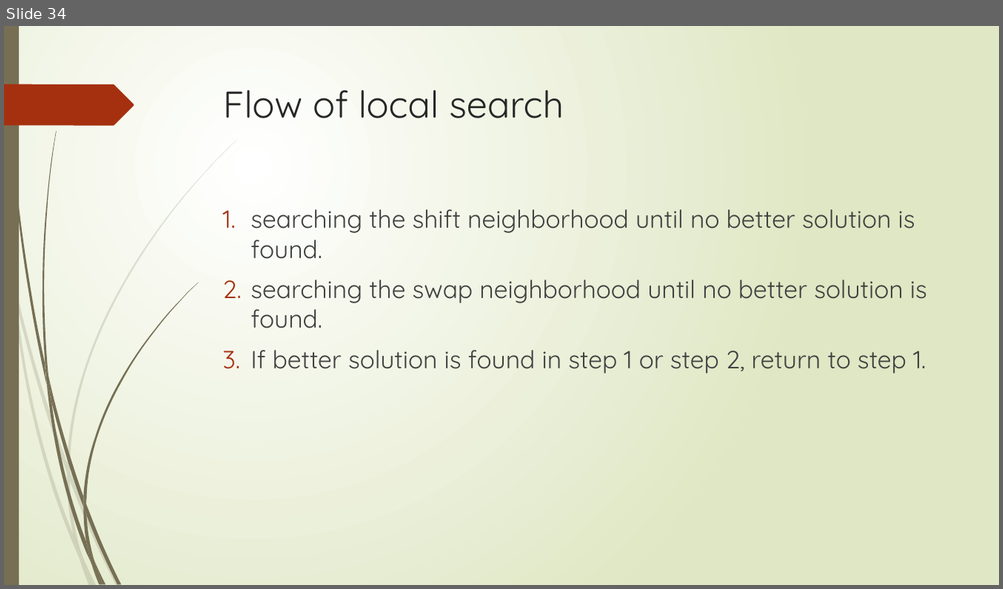
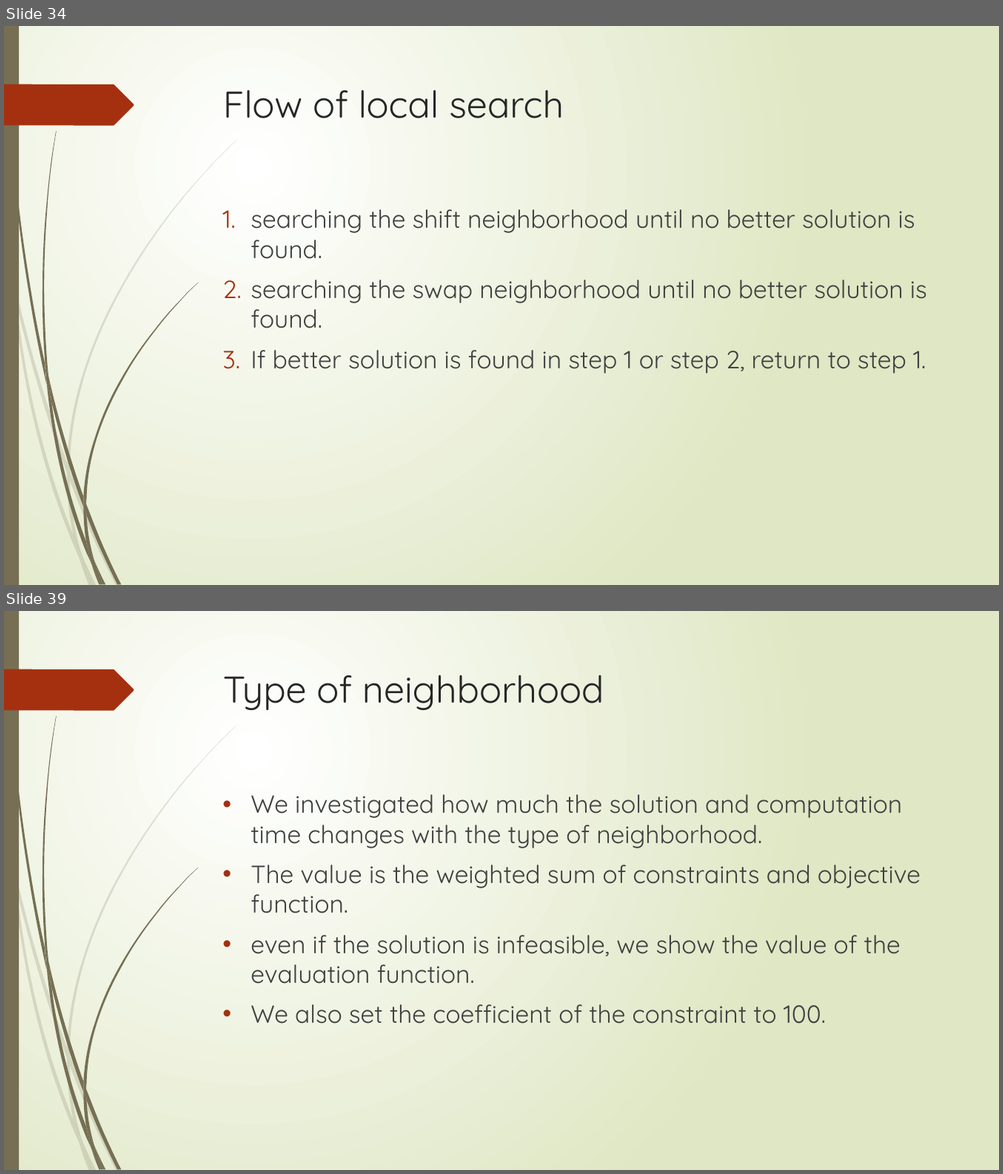
Before and after one commit to r-kurosu/kline_new, a slide deck: 竹田_修論発表.pptx. Shown one above the other, each under a label of ours: slide 34 before the commit, slides 34 and 39 after it; the slides between them are not shown. The pictures are 1003x589 and 1003x1174 pixels, drawn with LibreOffice and Linux fonts; fonts in the diff are those of the drawing. Boxes give left, top, right and bottom in pixels: in the first picture for what was removed or moved away, otherwise in the second. Text is boxed around its words. In the diff, an @@ line names an element or a change of style, - is before the commit and + after.

```diff
--- a/竹田_修論発表.pptx
+++ b/竹田_修論発表.pptx
@@ slide 39 added at (x1=4, y1=611, x2=999, y2=1170), background gradient #FFFFFF to #DFE8C4; not listed: 24 template elements that a slide beside it also shows @@
@@ title added at (x1=223, y1=675, x2=603, y2=710), 36 pt, text #262626 @@
+Type of neighborhood
@@ text added at (x1=250, y1=795, x2=920, y2=1024), 24 pt, text #404040 @@
+• We investigated how much the solution and computation time changes with the type of neighborhood.
+• The value is the weighted sum of constraints and objective function.
+• even if the solution is infeasible, we show the value of the evaluation function.
+• We also set the coefficient of the constraint to 100.
```
Also in this commit, not shown: 7 slides changed, 1 other slide added.
